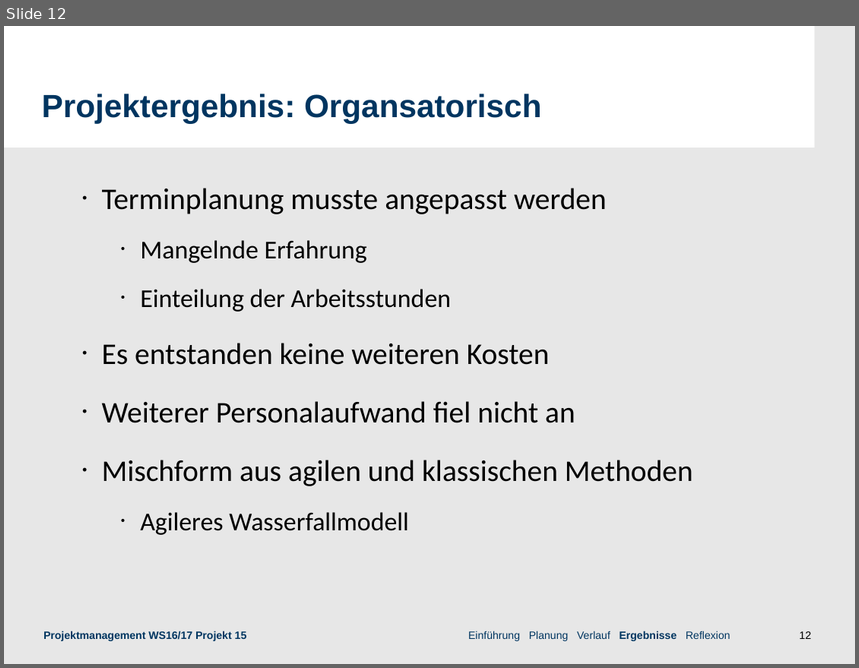
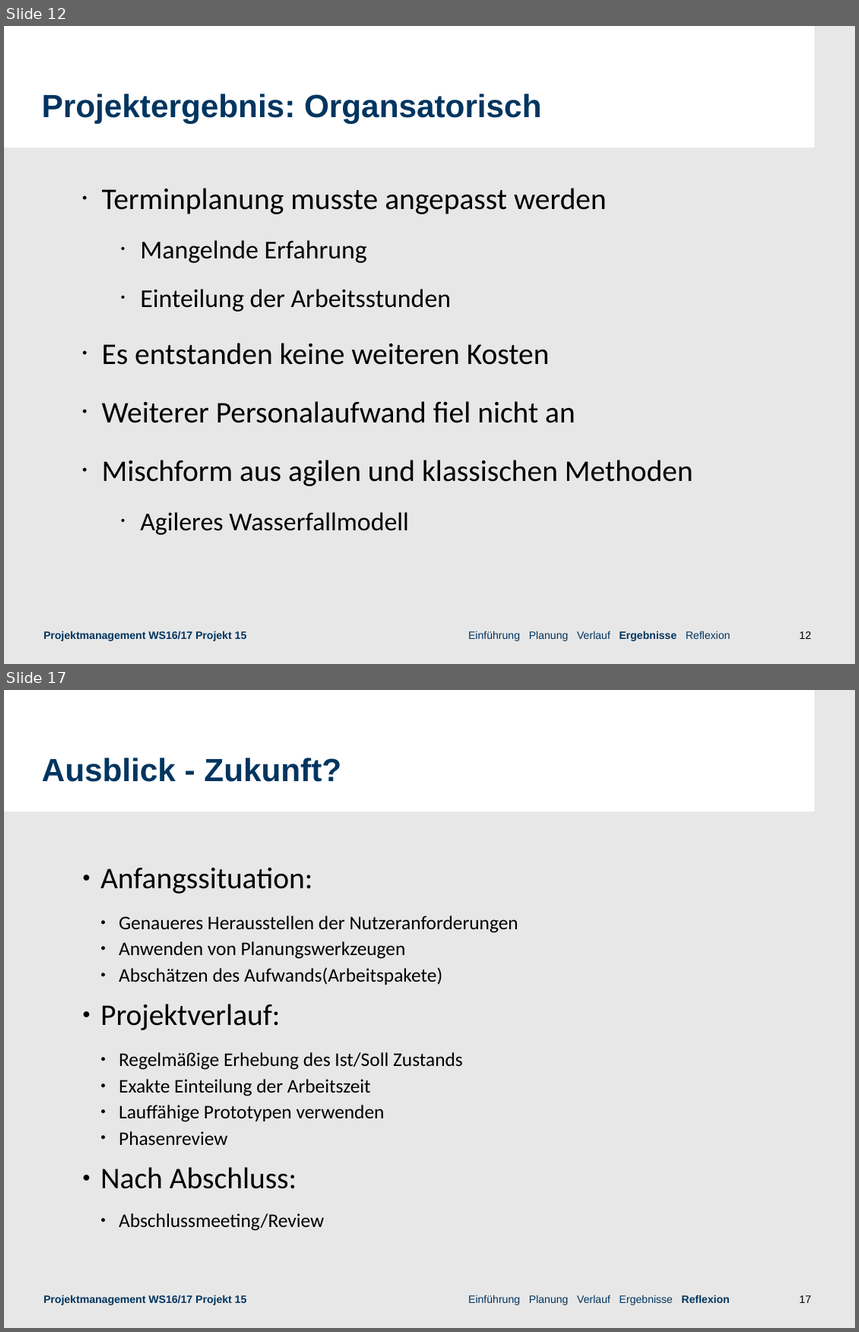
Before and after one commit to roku6/3D-Modelle, a slide deck: concepts/Praesentation/präsi_Projekt_Neu.odp. Shown one above the other, each under a label of ours: slide 12 before the commit, slides 12 and 17 after it; the slides between them are not shown. The pictures are 859x668 and 859x1332 pixels, drawn with LibreOffice and Linux fonts; fonts in the diff are those of the drawing; background and template pictures are left out. Boxes give left, top, right and bottom in pixels: in the first picture for what was removed or moved away, otherwise in the second. Text is boxed around its words. In the diff, an @@ line names an element or a change of style, - is before the commit and + after.

```diff
--- a/concepts/Praesentation/präsi_Projekt_Neu.odp
+++ b/concepts/Praesentation/präsi_Projekt_Neu.odp
@@ slide 17 added at (4,690,855,1328), background #E7E7E7; not listed: 2 template elements that a slide beside it also shows @@
@@ text added at (42,758,341,782), 30 pt, text #003560, bold @@
+Ausblick - Zukunft?
@@ text added at (101,867,519,1231), 18 pt, text #000000 @@
+● Anfangssituation:
+  ● Genaueres Herausstellen der Nutzeranforderungen
+  ● Anwenden von Planungswerkzeugen
+  ● Abschätzen des Aufwands(Arbeitspakete)
+● Projektverlauf:
+  ● Regelmäßige Erhebung des Ist/Soll Zustands
+  ● Exakte Einteilung der Arbeitszeit
+  ● Lauffähige Prototypen verwenden
+  ● Phasenreview
+● Nach Abschluss:
+  ● Abschlussmeeting/Review
@@ text added at (44,1295,730,1306), 10 pt, text #003560, bold @@
+Projektmanagement WS16/17 Projekt 15 Einführung Planung Verlauf Ergebnisse Reflexion
```
Also in this commit, not shown: 2 slides changed, 2 other slides added.
